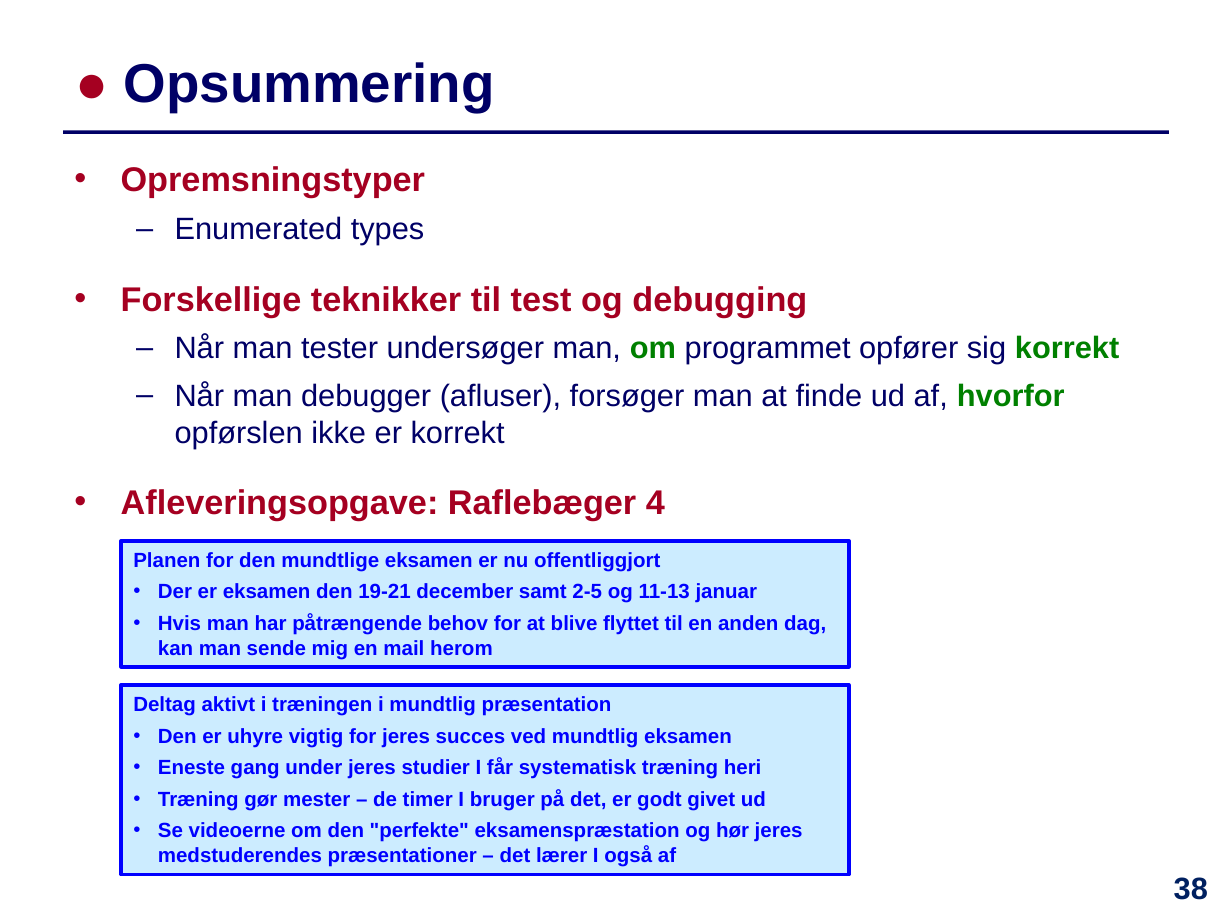
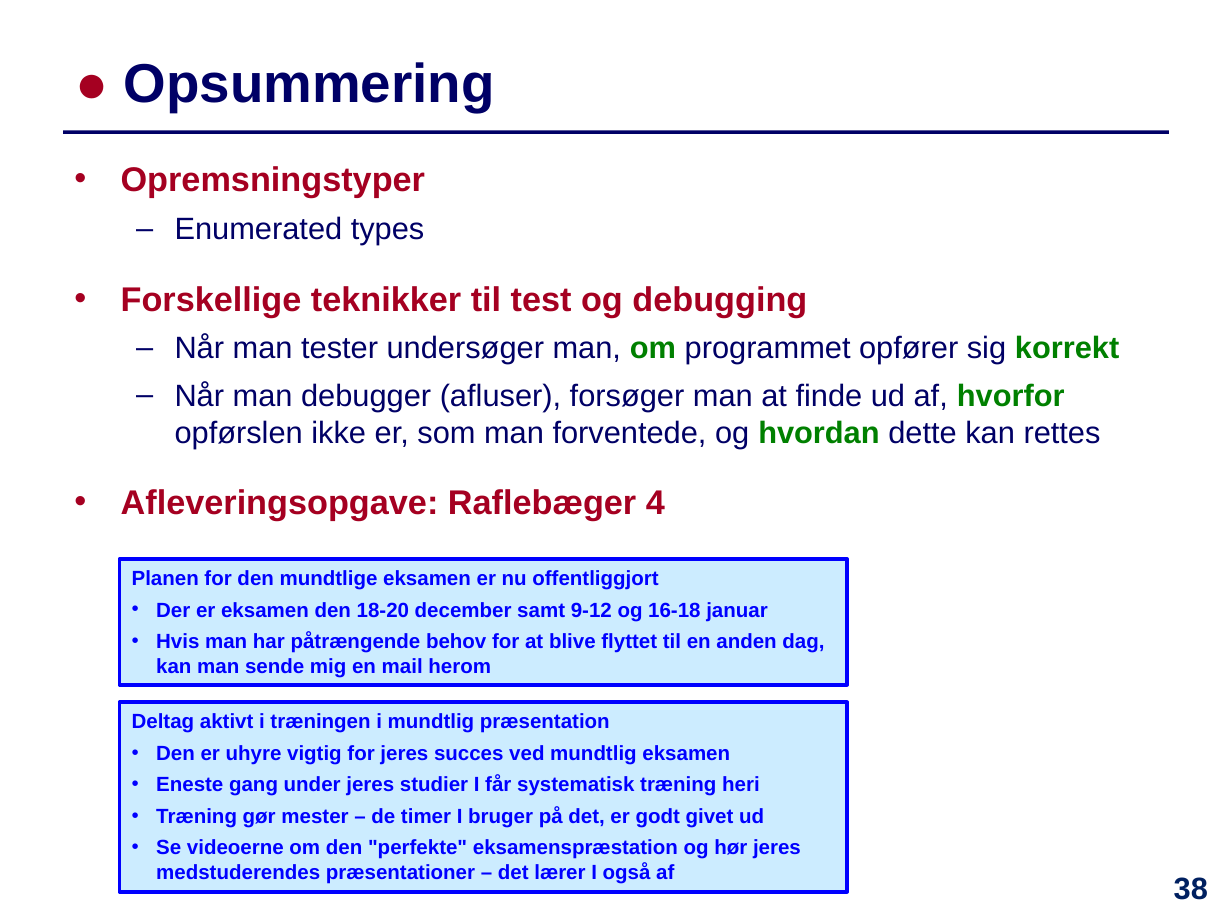
Before and after one commit to IntProgAU/Materiale, a slide deck: slide 38 of web/e23/uge_10/Slides-Uge10.pptx. Drawn at 1232x924 pixels with LibreOffice and Linux fonts; fonts in the diff are those of the drawing. Boxes give left, top, right and bottom in pixels: in the first picture for what was removed or moved away, otherwise in the second. Text is boxed around its words. In the diff, an @@ line names an element or a change of style, - is before the commit and + after.

```diff
--- a/web/e23/uge_10/Slides-Uge10.pptx
+++ b/web/e23/uge_10/Slides-Uge10.pptx
@@ text at [175, 381, 1101, 448]: text changed @@
-  – Når man debugger (afluser), forsøger man at finde ud af, hvorfor opførslen ikke er korrekt
+  – Når man debugger (afluser), forsøger man at finde ud af, hvorfor opførslen ikke er, som man forventede, og hvordan dette kan rettes
@@ rectangle "Planen for den mundtlige eksamen ...": place and size @@
-rectangle "Planen for den mundtlige eksamen ..." at [121, 541, 849, 667]
+rectangle "Planen for den mundtlige eksamen ..." at [120, 559, 848, 685]
@@ text in rectangle at [156, 602, 767, 621]: text changed @@
-• Der er eksamen den 19-21 december samt 2-5 og 11-13 januar
+• Der er eksamen den 18-20 december samt 9-12 og 16-18 januar
@@ rectangle "Deltag aktivt i træningen i ...": place and size @@
-rectangle "Deltag aktivt i træningen i ..." at [121, 685, 849, 875]
+rectangle "Deltag aktivt i træningen i ..." at [120, 702, 848, 892]
```
Also in this commit, not shown: 7 other slides changed, 3 other files.
